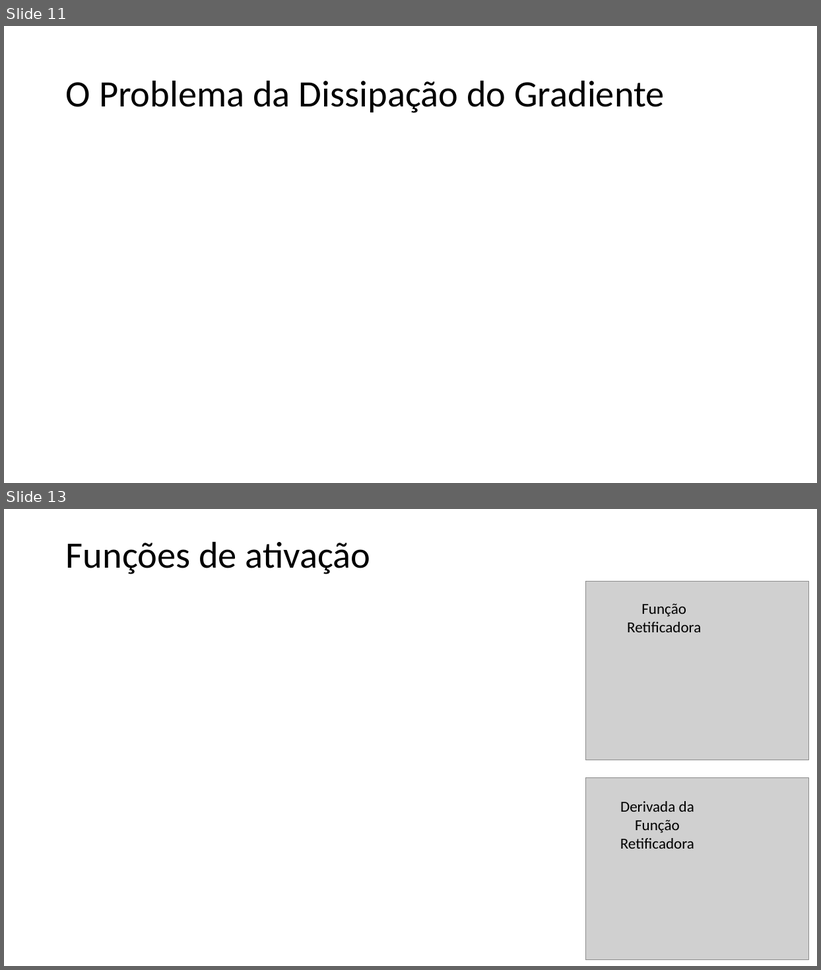
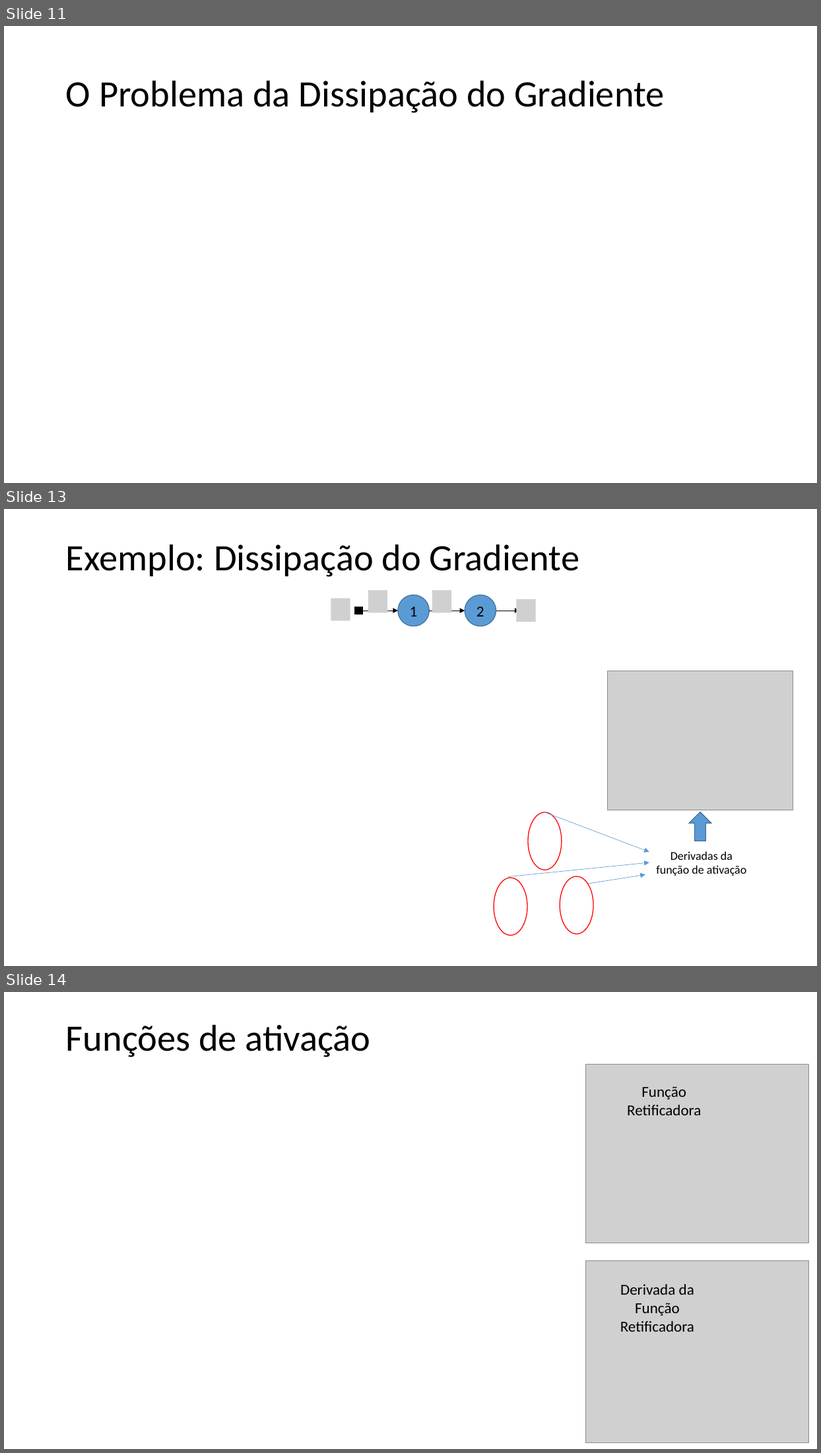
Before and after one commit to zz4fap/t320_aprendizado_de_maquina, a slide deck: slides/T320_Redes_Neurais_Artificiais (Parte II).pptx. Shown one above the other, each under a label of ours: slides 11 and 13 before the commit, slides 11, 13 and 14 after it; the slides between them are not shown. The pictures are 821x970 and 821x1453 pixels, drawn with LibreOffice and Linux fonts; fonts in the diff are those of the drawing; grey boxes stand for pictures. Boxes give left, top, right and bottom in pixels: in the first picture for what was removed or moved away, otherwise in the second. Text is boxed around its words. In the diff, an @@ line names an element or a change of style, - is before the commit and + after.

```diff
--- a/slides/T320_Redes_Neurais_Artificiais (Parte II).pptx
+++ b/slides/T320_Redes_Neurais_Artificiais (Parte II).pptx
@@ slide 13 added at (4,509,817,966), background #FFFFFF @@
@@ title added at (66,544,580,577), 44 pt, text #000000 @@
+Exemplo: Dissipação do Gradiente
@@ group added at (331,590,536,626): 4 pictures, 3 arrows, 2 ellipses, 1 rectangle @@
+1
+2
@@ picture added at (607,671,793,811) @@
@@ ellipse added at (528,813,562,870), outline #FF0000 1 pt @@
@@ arrow added from (545, 813) to (649, 852), #5B9BD5 0.5 pt @@
@@ down arrow added at (690,812,712,841), fill #5B9BD5, outline #43739E 1 pt @@
@@ arrow added from (508, 877) to (649, 863), #5B9BD5 0.5 pt @@
@@ text added at (656,852,747,876), 14 pt, text #000000 @@
+Derivadas da função de ativação
@@ ellipse added at (494,878,527,935), outline #FF0000 1 pt @@
@@ ellipse added at (560,877,594,934), outline #FF0000 1 pt @@
@@ arrow added from (588, 884) to (646, 875), #5B9BD5 0.5 pt @@
@@ what was slide 13 is now slide 14 @@
```
Also in this commit, not shown: 5 slides changed, 1 other file.
